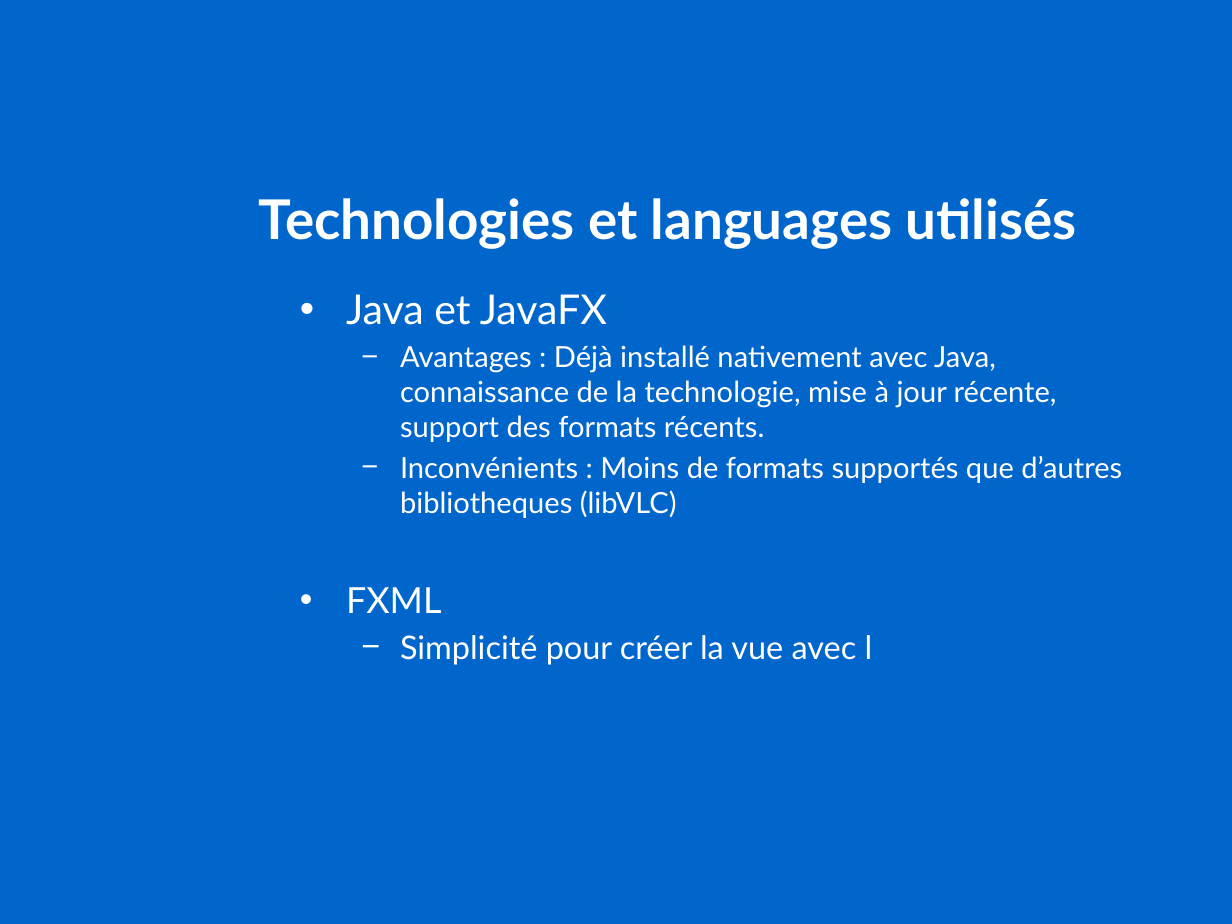
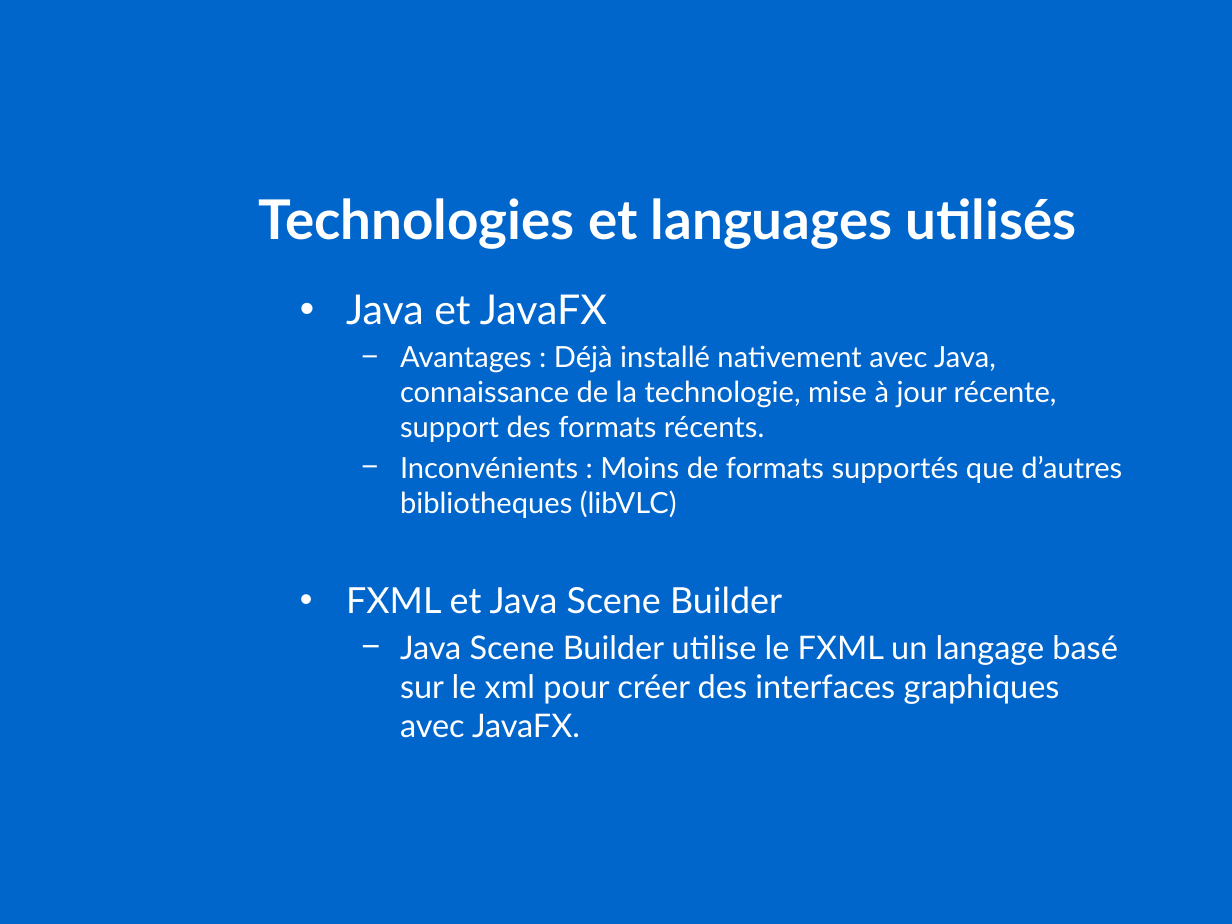
Before and after one commit to antoineNourZaf/PRO--OMP, a slide deck: slide 5 of Projet OMP.pptx. Drawn at 1232x924 pixels with LibreOffice and Linux fonts; fonts in the diff are those of the drawing; background and template pictures are left out. Boxes give left, top, right and bottom in pixels: in the first picture for what was removed or moved away, otherwise in the second. Text is boxed around its words. In the diff, an @@ line names an element or a change of style, - is before the commit and + after.

Commit message:
modif presentation sommaire

```diff
--- a/Projet OMP.pptx
+++ b/Projet OMP.pptx
@@ text at (x1=346, y1=586, x2=1117, y2=738): text changed @@
-• FXML
-  − Simplicité pour créer la vue avec l
+• FXML et Java Scene Builder
+  − Java Scene Builder utilise le FXML un langage basé sur le xml pour créer des interfaces graphiques avec JavaFX.
```
